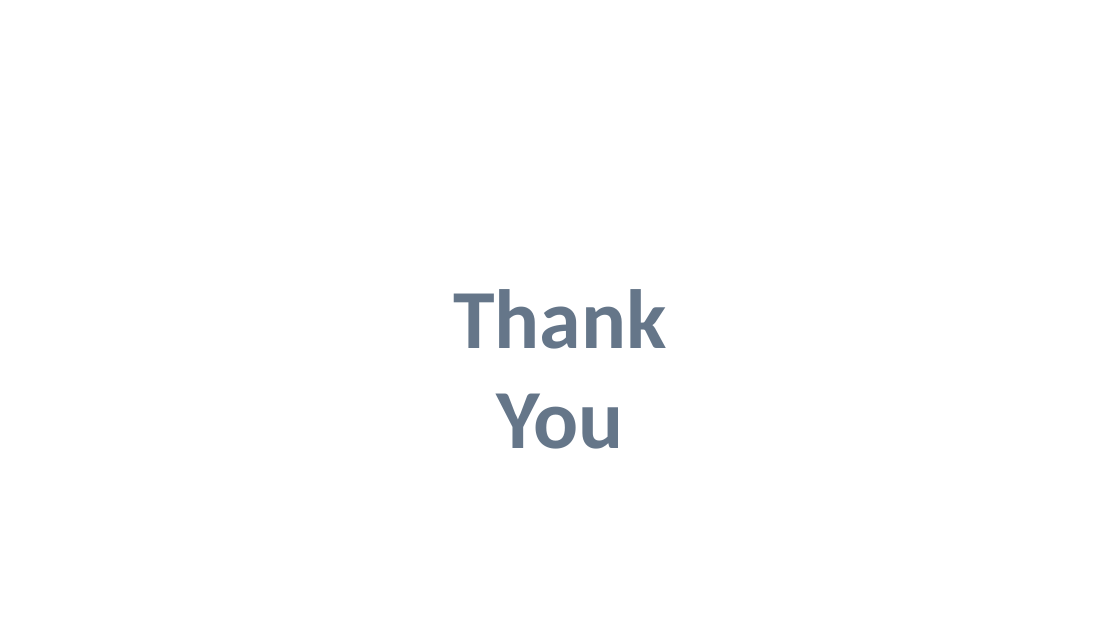
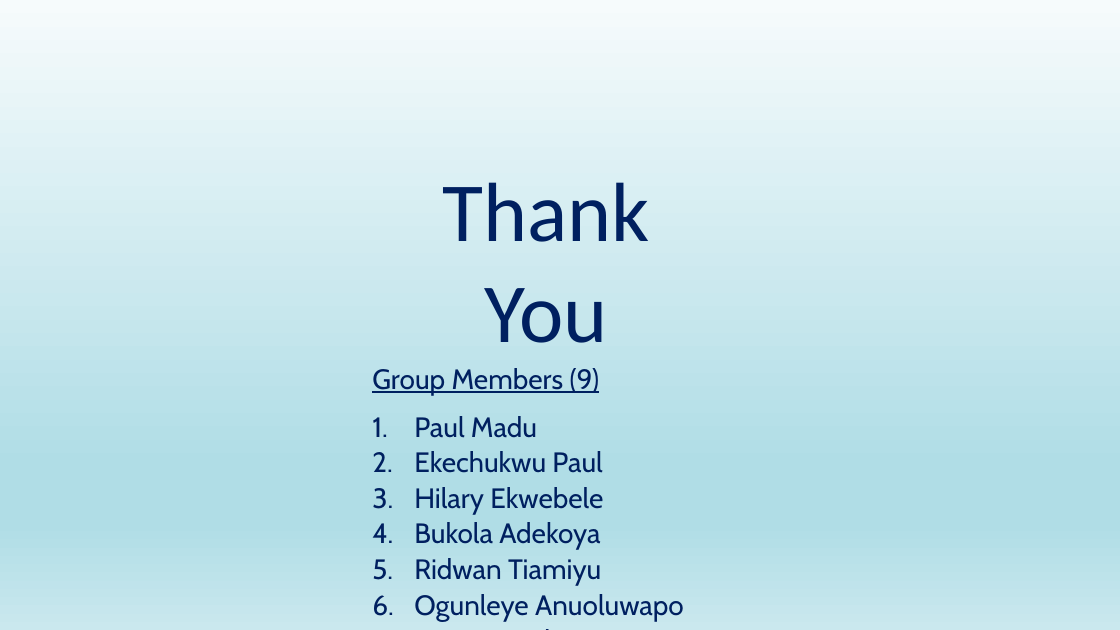
Before and after one commit to RidwanTiamiyu/super-parakeet, a slide deck: slide 13 of CapstonePG9.pptx. Drawn at 1120x630 pixels with LibreOffice and Linux fonts; fonts in the diff are those of the drawing. Boxes give left, top, right and bottom in pixels: in the first picture for what was removed or moved away, otherwise in the second. Text is boxed around its words. In the diff, an @@ line names an element or a change of style, - is before the commit and + after.

```diff
--- a/CapstonePG9.pptx
+++ b/CapstonePG9.pptx
@@ background #FFFFFF to gradient #F6FBFC to #B0DDE6 to #CBE8EE @@
@@ text "Thank You" moved from (x1=453, y1=289, x2=666, y2=449) to (x1=372, y1=182, x2=684, y2=621) @@
@@ text at (x1=442, y1=182, x2=649, y2=343): text colour #657689 to #002060, bold off in "Thank You" @@
@@ text at (x1=372, y1=368, x2=684, y2=621): paragraphs added @@
+Group Members (9)
+1. Paul Madu
+2. Ekechukwu Paul
+3. Hilary Ekwebele
+4. Bukola Adekoya
+5. Ridwan Tiamiyu
+6. Ogunleye Anuoluwapo
+7. Grace Ameh
```
Also in this commit, not shown: 11 other slides changed, 1 other file.
